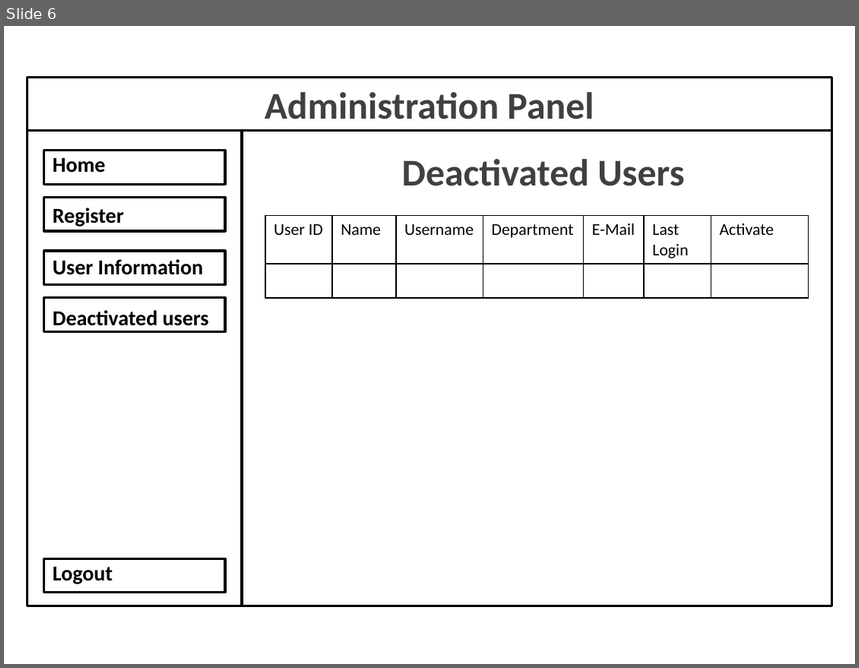
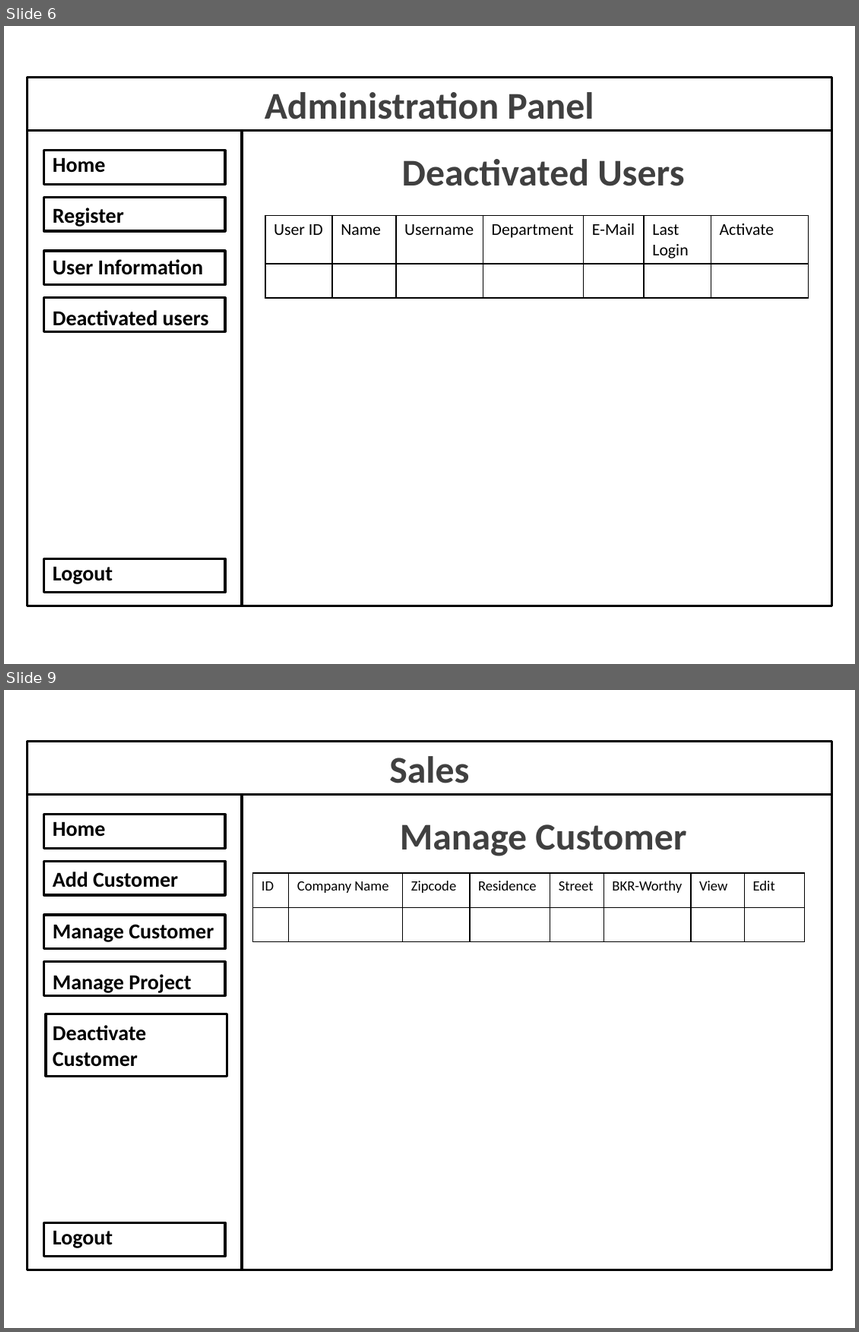
Before and after one commit to Aplicticus/Project_Barroc-IT_Groep6, a slide deck: Docs/Prototype_v0.1/Barroc-IT Prototype.pptx. Shown one above the other, each under a label of ours: slide 6 before the commit, slides 6 and 9 after it; the slides between them are not shown. The pictures are 859x668 and 859x1332 pixels, drawn with LibreOffice and Linux fonts; fonts in the diff are those of the drawing. Boxes give left, top, right and bottom in pixels: in the first picture for what was removed or moved away, otherwise in the second. Text is boxed around its words. In the diff, an @@ line names an element or a change of style, - is before the commit and + after.

```diff
--- a/Docs/Prototype_v0.1/Barroc-IT Prototype.pptx
+++ b/Docs/Prototype_v0.1/Barroc-IT Prototype.pptx
@@ slide 9 added at [4, 690, 855, 1328], background #FFFFFF @@
@@ rectangle added at [28, 741, 832, 795], outline #000000 2 pt @@
@@ text added at [389, 756, 469, 783], 32 pt, text #404040, bold @@
+Sales
@@ rectangle added at [28, 795, 243, 1271], outline #000000 2 pt @@
@@ rectangle added at [243, 795, 832, 1271], outline #000000 2 pt @@
@@ rectangle added at [44, 815, 225, 848], outline #000000 2 pt @@
@@ text added at [53, 822, 214, 1249], 18 pt, text #000000, bold @@
+Home
+Add Customer
+Manage Customer
+Manage Project
+Deactivate Customer
+Logout
@@ text added at [400, 825, 686, 856], 32 pt, text #404040, bold @@
+Manage Customer
@@ rectangle added at [44, 861, 225, 895], outline #000000 2 pt @@
@@ table added at [253, 873, 805, 942], 2 rows, 8 columns @@
+ID | Company Name | Zipcode | Residence | Street | BKR-Worthy | View | Edit
+ |  |  |  |  |  |  | 
@@ rectangle added at [44, 915, 225, 948], outline #000000 2 pt @@
@@ rectangle added at [44, 961, 225, 996], outline #000000 2 pt @@
@@ rectangle added at [46, 1015, 227, 1076], outline #000000 2 pt @@
@@ rectangle added at [44, 1223, 225, 1257], outline #000000 2 pt @@
```
Also in this commit, not shown: 1 slide changed, 5 other slides added, 1 other file.
